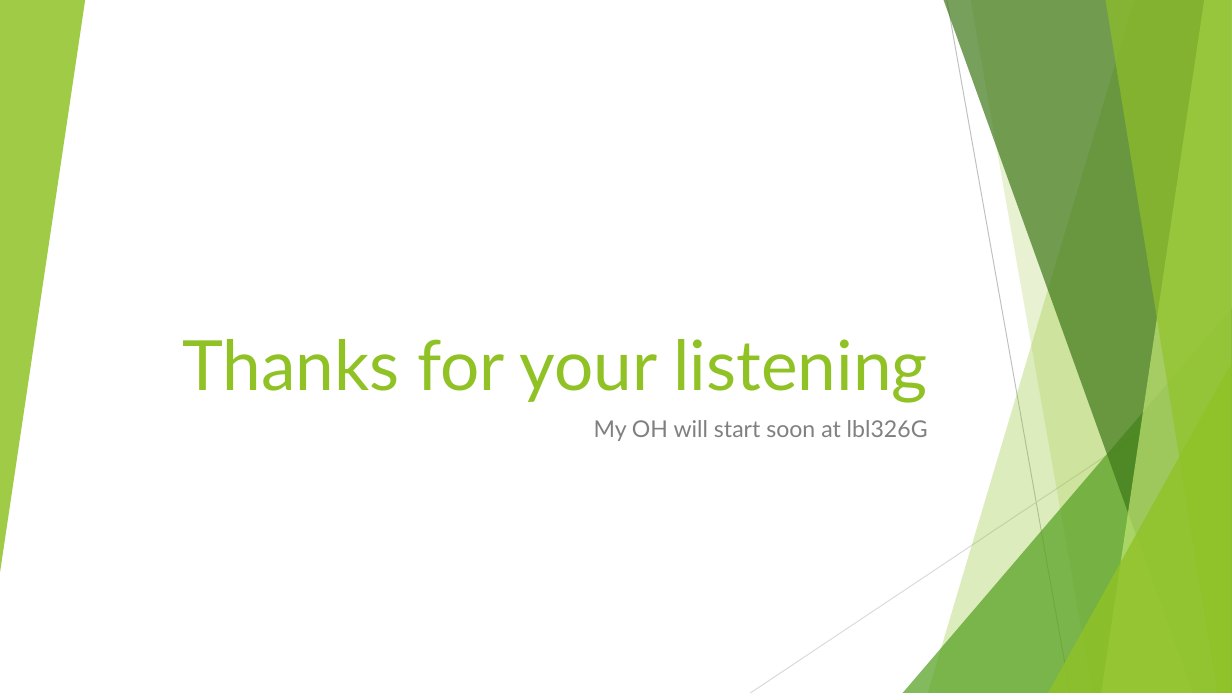
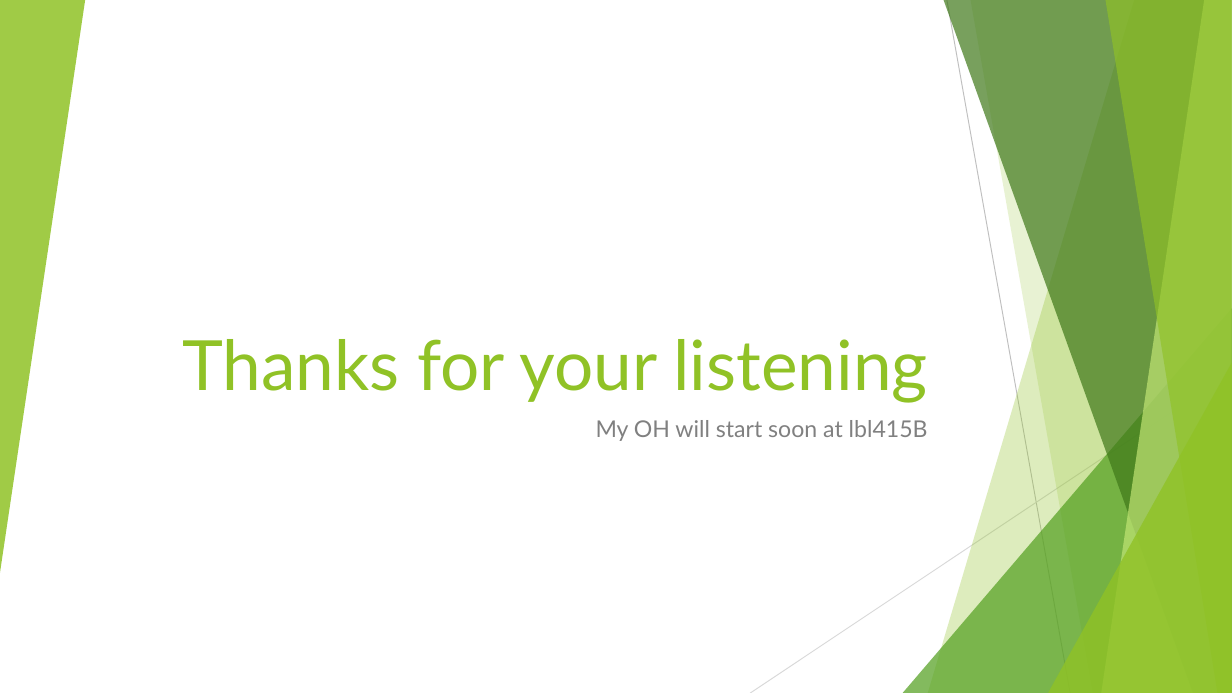
Before and after one commit to kevin-wang-2/Jigang-VG101-RC-For-C-, a slide deck: slide 33 of RC11/VG101 Jigang RC11.pptx. Drawn at 1232x693 pixels with LibreOffice and Linux fonts; fonts in the diff are those of the drawing. Boxes give left, top, right and bottom in pixels: in the first picture for what was removed or moved away, otherwise in the second. Text is boxed around its words. In the diff, an @@ line names an element or a change of style, - is before the commit and + after.

Commit message:
RC11

```diff
--- a/RC11/VG101 Jigang RC11.pptx
+++ b/RC11/VG101 Jigang RC11.pptx
@@ subtitle at [596, 420, 928, 441]: text changed @@
-My OH will start soon at lbl326G
+My OH will start soon at lbl415B
```
